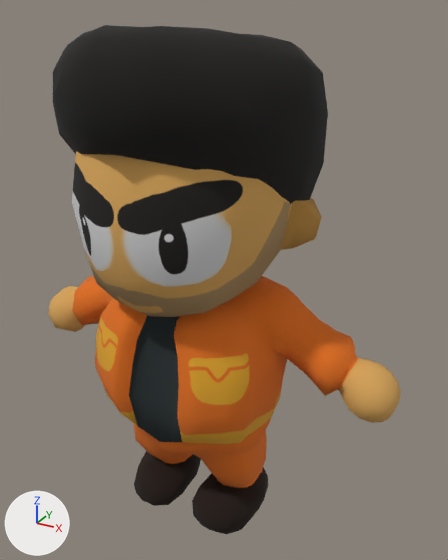
An edit to the FBX model TI3 - RockeFeller/Assets/Pacientes/Paciente.fbx, drawn before and after from the same camera.
Both versions are drawn from a 50 mm camera at (0.598, -0.935, 1.05) aimed at (0.048, 0.064, 0.55). Arrows for +X, +Y and +Z are at lower left; the lights stay in place. The picture after the commit comes second. Where no turn or scale is listed for an object, it has been applied to the vertices.

The first picture shows 'Body', 'Head'.
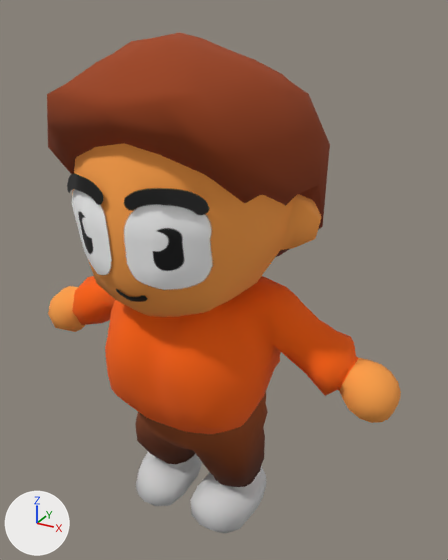
Pixel boxes (x1, y1, x2, y2) of what changed, in the pictures (448 x 560 px):
```json
{"object": "Head", "change": "reshaped", "before": [53, 25, 328, 317], "after": [47, 33, 330, 317]}
{"object": "Body", "change": "deleted", "before": [48, 276, 401, 534], "on screen": "brown"}
{"object": "PacienteChest", "change": "added", "after": [48, 276, 401, 434], "on screen": "orange"}
{"object": "PacienteLeg", "change": "added", "after": [135, 392, 268, 534]}
{"object": "CharacterPacienteFace", "change": "added", "after": [67, 174, 213, 302]}
{"part": 1, "of": "me_paciente_004", "change": "rebuilt", "before": [53, 25, 328, 204], "after": [47, 33, 330, 257], "on screen": "25% taller"}
{"part": 2, "of": "me_paciente_004", "change": "recoloured", "before": [72, 152, 322, 317], "after": [72, 143, 322, 317]}
```

Edits to the scene script, one JSON object a line:
```json
{"op": "add", "block": "img_toonshadingtexturatestes_png", "code": ["img_toonshadingtexturatestes_png = load_image('ToonShadingTexturaTestes.png', '_unpacked/ToonShadingTexturaTestes.png', 1024, 1024, 'sRGB')"]}
{"op": "add", "block": "img_face_png", "code": ["img_face_png = load_image('Face.png', '_unpacked/Face.png', 1024, 1024, 'sRGB')"]}
{"op": "add", "block": "mat_personagem2", "code": ["mat_personagem2 = principled_material('Personagem2')", "mat_personagem2.texture = img_toonshadingtexturatestes_png  # with its transparency", "mat_personagem2.roughness = 1.0"]}
{"op": "add", "block": "mat_face_003", "code": ["mat_face_003 = principled_material('Face.003')", "mat_face_003.texture = img_face_png  # with its transparency"]}
{"block": "me_paciente_004", "where": "# used by ob_head; location = (0.0, 0.0, 0.0)"}
{"op": "remove", "block": "me_paciente_004", "code": "me_paciente_004.from_pydata(...)  # 454 vertices, 430 faces; spans x -0.253..0.253, y -0.232..0.244, z 0.523..1.025"}
{"op": "add", "block": "me_paciente_004", "code": "me_paciente_004.from_pydata(...)  # 454 vertices, 430 faces; spans x -0.253..0.253, y -0.215..0.267, z 0.523..1.012"}
{"block": "me_paciente_004", "change": "me_paciente_004 part 1: the loose piece of 117 vertices spanning x -0.241..0.241, y -0.232..0.244, z 0.644..1.025 is rebuilt with 117 vertices and now spans x -0.238..0.238, y -0.215..0.267, z 0.594..1.012, in mat_personagem2 (picture img_toonshadingtexturatestes_png)"}
{"block": "me_paciente_004", "change": "me_paciente_004 part 2: 322 faces spanning x -0.253..0.253, y -0.203..0.202, z 0.523..0.957 switch from mat_personagem4 (picture img_personagem4_png) to mat_personagem2 (picture img_toonshadingtexturatestes_png)"}
{"block": "me_paciente_004", "change": "other edits to the shape of me_paciente_004 do not show in these pictures"}
{"op": "add", "block": "me_sphere_041", "code": ["me_sphere_041 = bpy.data.meshes.new('Sphere.041')", "me_sphere_041.from_pydata(...)  # 243 vertices, 176 faces; spans x -0.148..0.148, y -0.205..-0.129, z 0.571..0.81", "me_sphere_041.materials.append(mat_face_003)  # picture img_face_png"]}
{"op": "add", "block": "me_sphere_042", "code": ["me_sphere_042 = bpy.data.meshes.new('Sphere.042')", "me_sphere_042.from_pydata(...)  # 512 vertices, 488 faces; spans x -0.418..0.418, y -0.136..0.198, z 0.268..0.569", "me_sphere_042.materials.append(mat_personagem2)  # picture img_toonshadingtexturatestes_png"]}
{"op": "add", "block": "me_sphere_044", "code": ["me_sphere_044 = bpy.data.meshes.new('Sphere.044')", "me_sphere_044.from_pydata(...)  # 468 vertices, 460 faces; spans x -0.153..0.153, y -0.078..0.178, z -0.003..0.302", "me_sphere_044.materials.append(mat_personagem2)  # picture img_toonshadingtexturatestes_png"]}
{"op": "remove", "block": "ob_body", "code": ["ob_body = bpy.data.objects.new('Body', me_paciente_003)", "ob_body.location = (0.0, 0.0, 0.0)"]}
{"op": "add", "block": "ob_characterpacienteface", "code": ["ob_characterpacienteface = bpy.data.objects.new('CharacterPacienteFace', me_sphere_041)", "ob_characterpacienteface.location = (0.0, 0.0, 0.0)"]}
{"op": "add", "block": "ob_pacientechest", "code": ["ob_pacientechest = bpy.data.objects.new('PacienteChest', me_sphere_042)", "ob_pacientechest.location = (0.0, 0.0, 0.0)"]}
{"op": "add", "block": "ob_pacienteleg", "code": ["ob_pacienteleg = bpy.data.objects.new('PacienteLeg', me_sphere_044)", "ob_pacienteleg.location = (0.0, 0.0, 0.0)"]}
```
